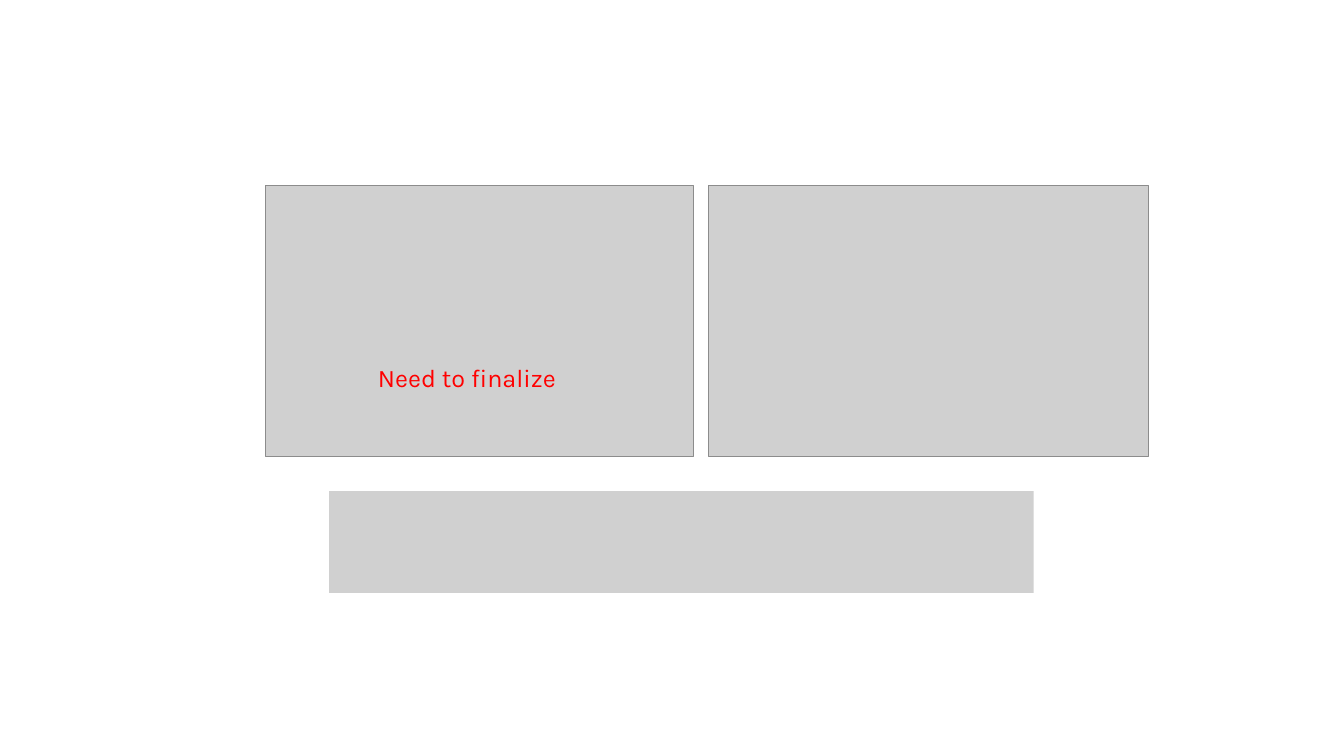
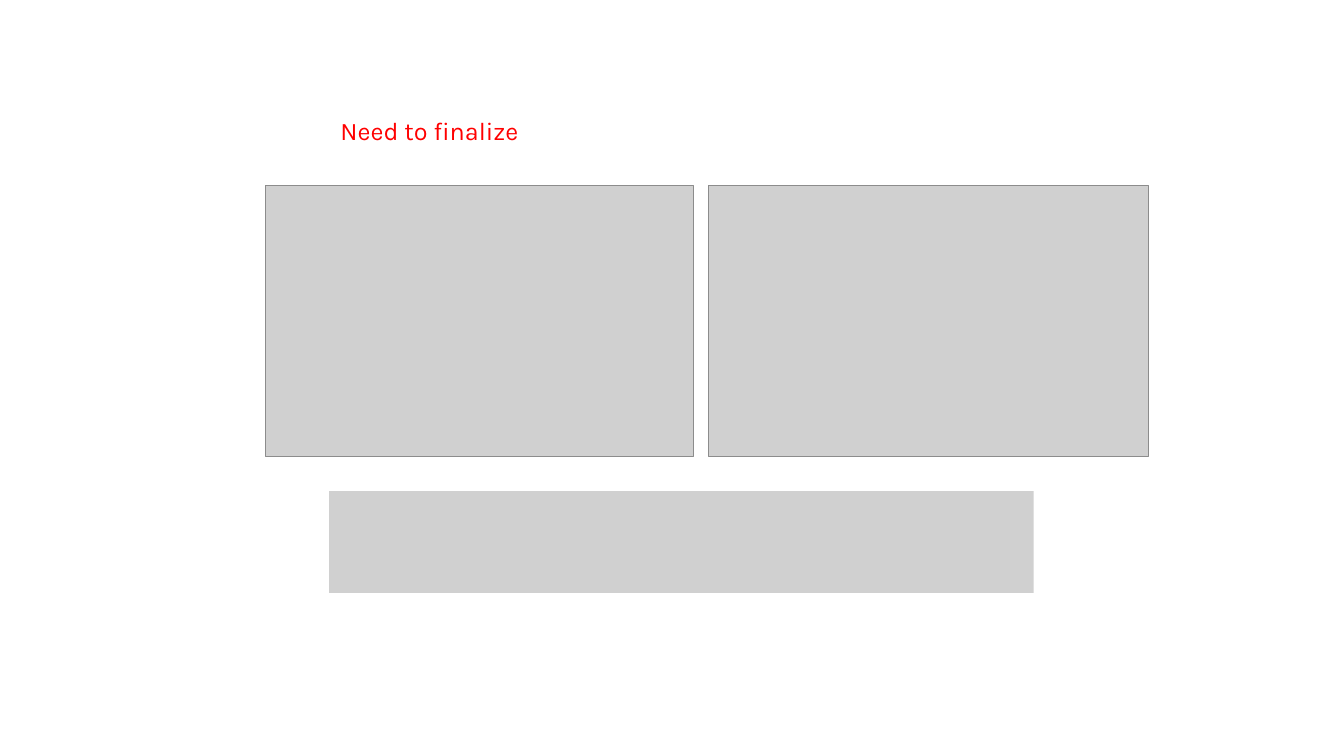
Before and after one commit to tyokokur/presentations, a slide deck: slide 4 of SYSG3_paper.pptx. Drawn at 1344x756 pixels with LibreOffice and Linux fonts; fonts in the diff are those of the drawing; grey boxes stand for pictures. Boxes give left, top, right and bottom in pixels: in the first picture for what was removed or moved away, otherwise in the second. Text is boxed around its words. In the diff, an @@ line names an element or a change of style, - is before the commit and + after.

```diff
--- a/SYSG3_paper.pptx
+++ b/SYSG3_paper.pptx
@@ text "Need to finalize": place and size @@
-text "Need to finalize" at (378, 369, 556, 388)
+text "Need to finalize" at (340, 122, 519, 141)
```
Also in this commit, not shown: 4 other slides changed.
